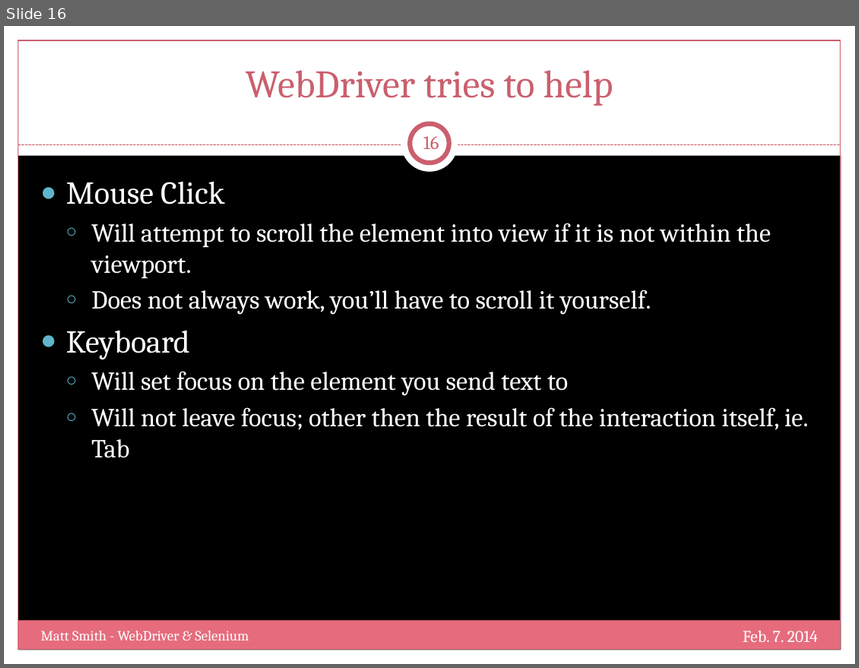
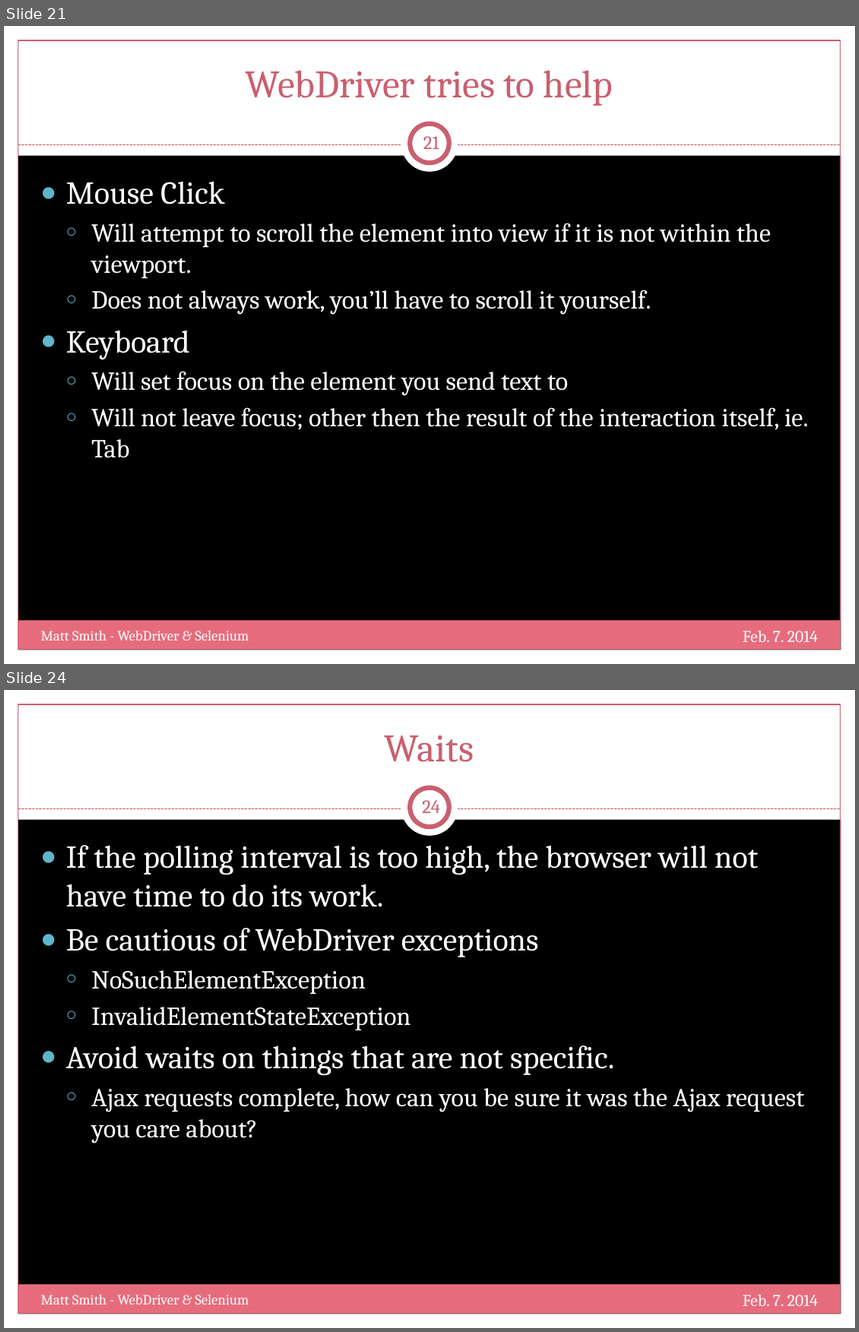
Before and after one commit to mtscout6/my-presentations, a slide deck: WebDriver/Slides.pptx. Shown one above the other, each under a label of ours: slide 16 before the commit, slides 21 and 24 after it; the slides between them are not shown. The pictures are 859x668 and 859x1332 pixels, drawn with LibreOffice and Linux fonts; fonts in the diff are those of the drawing; background and template pictures are left out. Boxes give left, top, right and bottom in pixels: in the first picture for what was removed or moved away, otherwise in the second. Text is boxed around its words. In the diff, an @@ line names an element or a change of style, - is before the commit and + after.

```diff
--- a/WebDriver/Slides.pptx
+++ b/WebDriver/Slides.pptx
@@ slide 24 added at <box>4,690,855,1328</box>, background picture (left out); not listed: 9 template elements that a slide beside it also shows @@
@@ title added at <box>385,735,474,762</box>, 33 pt, text #CB5F6E @@
+Waits
@@ page number added at <box>422,800,440,813</box>, 16 pt, text #CB5F6E @@
+24
@@ text added at <box>66,845,804,1143</box>, 27 pt, text #FFFFFF @@
+● If the polling interval is too high, the browser will not have time to do its work.
+● Be cautious of WebDriver exceptions
+  ○ NoSuchElementException
+  ○ InvalidElementStateException
+● Avoid waits on things that are not specific.
+  ○ Ajax requests complete, how can you be sure it was the Ajax request you care about?
@@ text added at <box>40,1295,249,1305</box>, 12 pt, text #FFFFFF @@
+Matt Smith - WebDriver & Selenium
@@ text added at <box>743,1295,818,1306</box>, 14 pt, text #FFFFFF @@
+Feb. 7. 2014
@@ what was slide 16 is now slide 21 @@
@@ page number at <box>424,136,439,149</box>: text changed @@
-16
+21
```
Also in this commit, not shown: 6 slides changed, 8 other slides added, 3 other files.
